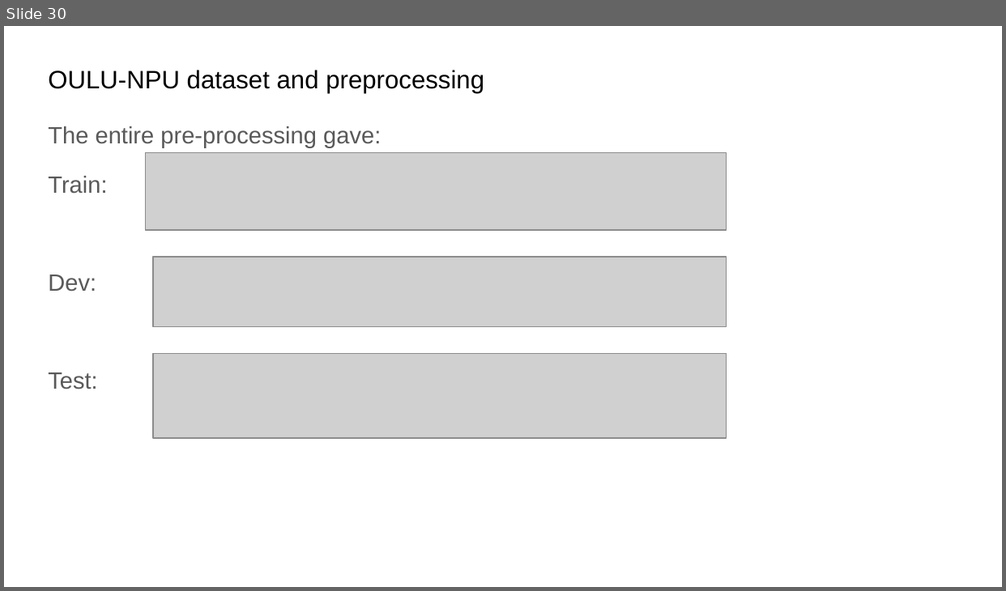
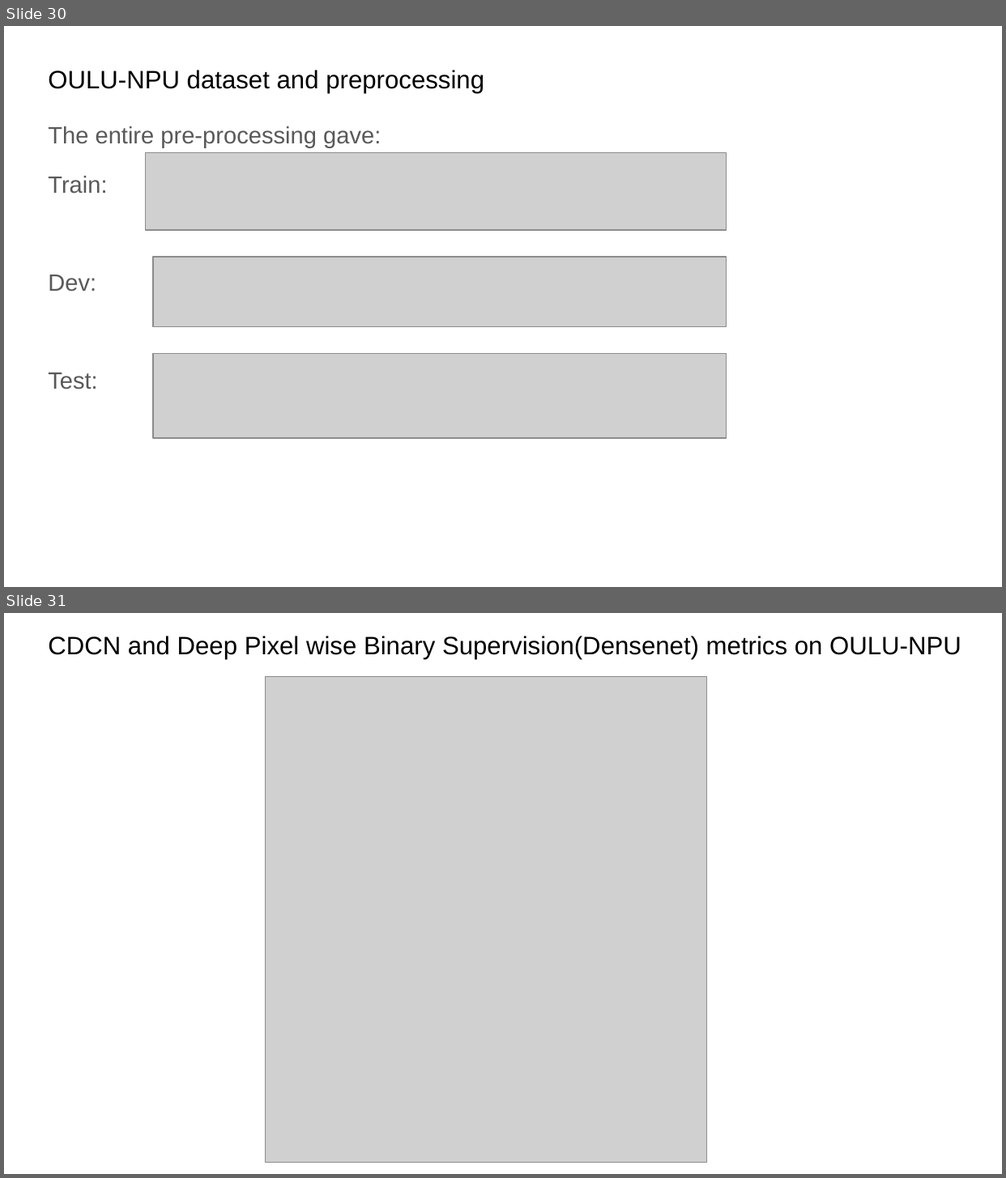
Before and after one commit to D10752002/BTP-Face-Anti-Spoofing, a slide deck: PPTs/Face Anti-Spoofing presentation - BTP work status pre-mid sem.pptx. Shown one above the other, each under a label of ours: slide 30 before the commit, slides 30 and 31 after it. The pictures are 1006x591 and 1006x1178 pixels, drawn with LibreOffice and Linux fonts; fonts in the diff are those of the drawing; grey boxes stand for pictures. Boxes give left, top, right and bottom in pixels: in the first picture for what was removed or moved away, otherwise in the second. Text is boxed around its words. In the diff, an @@ line names an element or a change of style, - is before the commit and + after.

Commit message:
Adding new ppt

```diff
--- a/PPTs/Face Anti-Spoofing presentation - BTP work status pre-mid sem.pptx
+++ b/PPTs/Face Anti-Spoofing presentation - BTP work status pre-mid sem.pptx
@@ slide 31 added at <box>4,613,1002,1174</box>, background #FFFFFF @@
@@ title added at <box>48,636,961,660</box>, 18.2 pt, text #000000 @@
+CDCN and Deep Pixel wise Binary Supervision(Densenet) metrics on OULU-NPU
@@ picture added at <box>266,677,706,1163</box> @@
```
